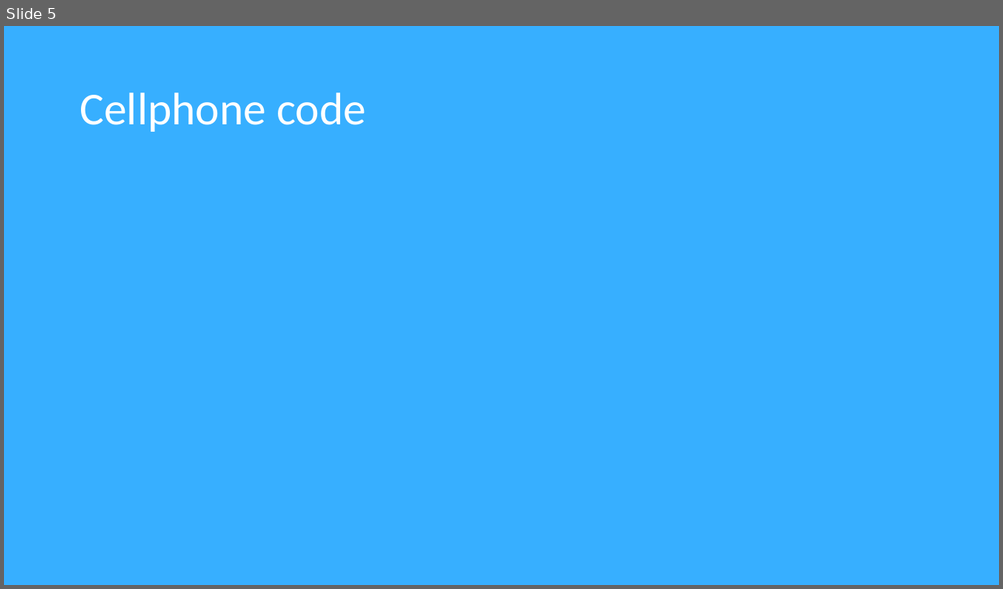
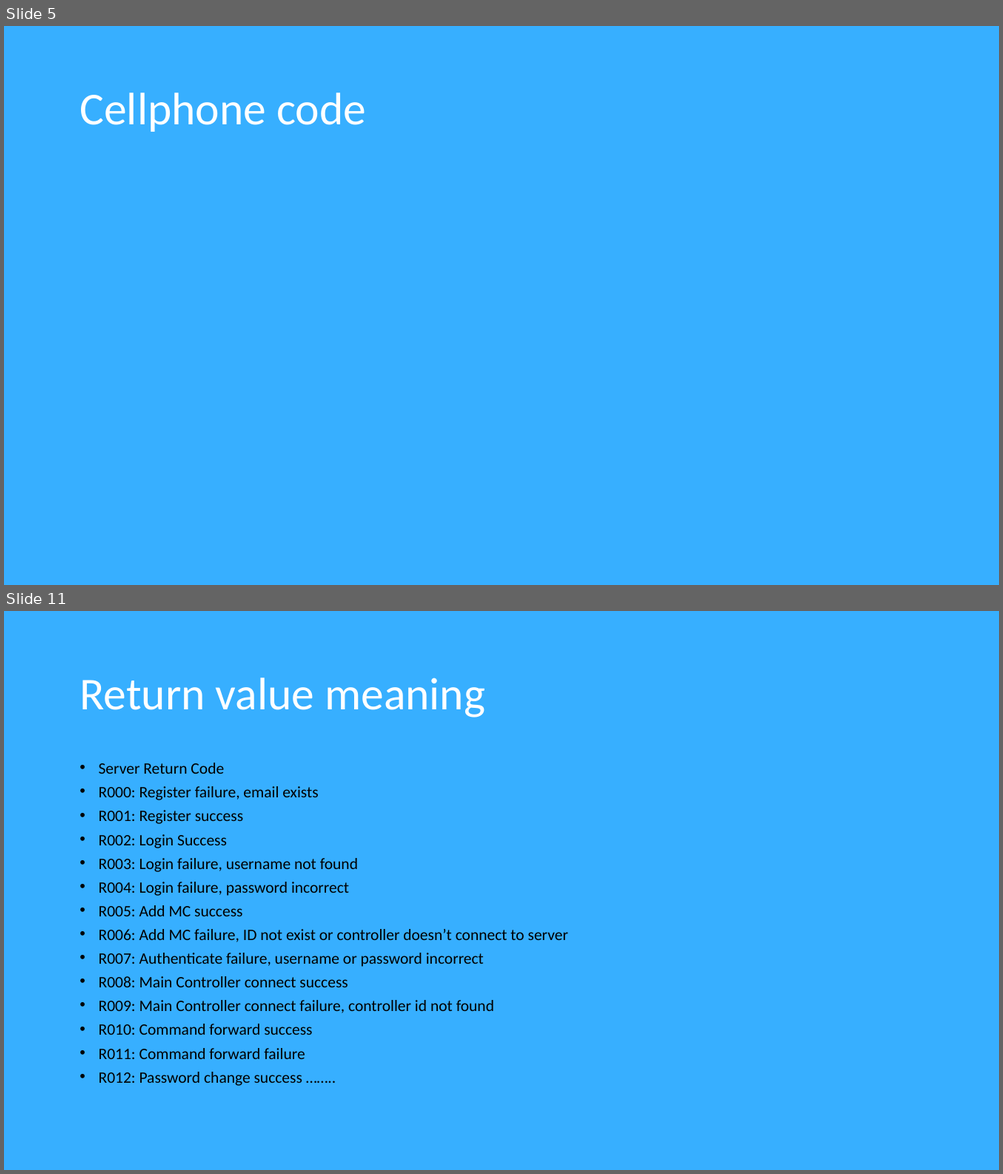
Before and after one commit to Software2015T1/SimpleLife, a slide deck: diagrams and requirements/SIMPLE LIFE.pptx. Shown one above the other, each under a label of ours: slide 5 before the commit, slides 5 and 11 after it; the slides between them are not shown. The pictures are 1003x589 and 1003x1174 pixels, drawn with LibreOffice and Linux fonts; fonts in the diff are those of the drawing. Boxes give left, top, right and bottom in pixels: in the first picture for what was removed or moved away, otherwise in the second. Text is boxed around its words. In the diff, an @@ line names an element or a change of style, - is before the commit and + after.

```diff
--- a/diagrams and requirements/SIMPLE LIFE.pptx
+++ b/diagrams and requirements/SIMPLE LIFE.pptx
@@ slide 11 added at [4, 611, 999, 1170], background #37AFFF @@
@@ title added at [79, 678, 485, 718], 44 pt, text #FFFFFF @@
+Return value meaning
@@ text added at [99, 763, 568, 1086], 15.4 pt, text #000000 @@
+• Server Return Code
+• R000: Register failure, email exists
+• R001: Register success
+• R002: Login Success
+• R003: Login failure, username not found
+• R004: Login failure, password incorrect
+• R005: Add MC success
+• R006: Add MC failure, ID not exist or controller doesn’t connect to server
+• R007: Authenticate failure, username or password incorrect
+• R008: Main Controller connect success
+• R009: Main Controller connect failure, controller id not found
+• R010: Command forward success
+• R011: Command forward failure
+• R012: Password change success ……..
```
Also in this commit, not shown: 4 slides changed, 2 other slides added, 3 other files.
